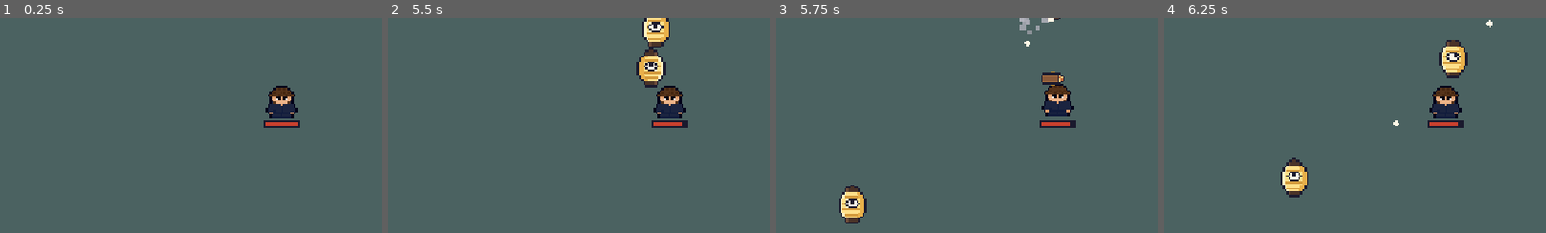
Above: before the commit, frames 1-4 (left to right).
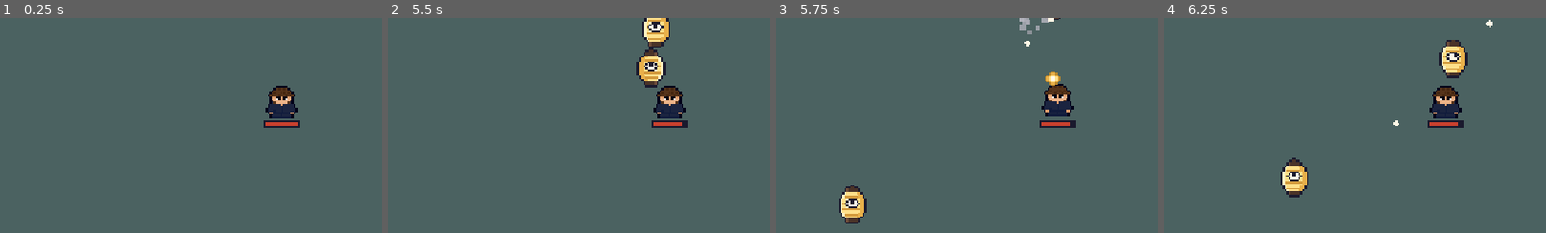
Above: after the commit, the same moments.

Repository: dotrashtrash-png/kintsugi
Game: Godot game, scene res://escenas/pruebas/miller/PruebaYokais.tscn
Same seed, same stepped clock (60 frames per second), same inputs: the game is played once before the commit and once after it. This scene is started directly instead of the project's main scene.
Inputs (mouse positions are % of the whole screen's width and height, from its top left):
- Up to frame 1 (0.25 s): no input
- Up to frame 2 (5.5 s): tap Enter (ui_accept) at 0.5, 0.77, 3.77 s; move the mouse to (72, 45) at 0.52 s; hold D (derecha) 0.53-1.25 s; tap P every 1.5 s from 0.6 to 5.1 s; click (72, 45) at 0.67 s; drag from (30, 55) to (55, 50) at 1.27 s; move the mouse to (60, 28) at 2.02 s; hold D (derecha) 2.03-2.75 s; drag from (45, 70) to (20, 35) at 2.77 s; move the mouse to (80, 65) at 3.52 s; hold A (izquierda) 3.53-4.25 s; drag from (20, 35) to (55, 50) at 4.27 s; move the mouse to (55, 50) at 5.02 s; hold S (abajo) from 5.03 s (still down); click (55, 50) at 5.17 s
- Up to frame 3 (5.75 s): keep holding S (abajo)
- Up to frame 4 (6.25 s): release S (abajo) at 5.75 s; drag from (35, 25) to (30, 55) at 5.77 s
The pictures show only the part of the screen within x 13-63%, y 30-80%; the shares and areas given below are measured in that part.

Frames 1-2 are identical in both runs. In frame 3, 0.3% of the frame differs, in the area x 69-76%, y 25-32%; in frame 4, nothing differs.

Commit message:
Balance: menos materiales y onigiris, Hachimaki +10%, final más difícil
- Yokais sueltan material 1 de cada 20 (antes 10); Nurikabe 30% (antes 50%).
- Onigiri: 1.5% (antes 5%) y cura 3-6 (antes 5-10).
- Hachimaki: +10% de daño por nivel (antes +20%).
- Vida de los yokais crece al cuadrado: minuto 1 x1.5, minuto 3 x3.3, minuto 5 x6.
- Daño de los yokais +12% por minuto.

Co-Authored-By: Claude Opus 5.5 <noreply@anthropic.com>
Claude-Session: https://claude.ai/code/session_017tBRG7bVCGZb5eVxnVZaFM

Diff:
--- a/datos/heroes.gd
+++ b/datos/heroes.gd
@@ -22,5 +22,5 @@
 	"waraji": {"nombre": "Waraji", "texto": "+8 % de velocidad."},
 	"haori": {"nombre": "Haori", "texto": "+25 de vida máxima y cura 25."},
 	"omamori": {"nombre": "Omamori", "texto": "+25 % de radio para recoger."},
-	"hachimaki": {"nombre": "Hachimaki", "texto": "+20 % de daño de todas las armas."},
+	"hachimaki": {"nombre": "Hachimaki", "texto": "+10 % de daño de todas las armas."},
 }
--- a/escenas/enemigos/Nurikabe.tscn
+++ b/escenas/enemigos/Nurikabe.tscn
@@ -15,7 +15,7 @@
 velocidad = 28.0
 vida = 90
 dano = 8
-probabilidad_material = 0.5
+probabilidad_material = 0.3
 distancia_contacto = 22.0
 fps = 2.0
 voltear = false
--- a/escenas/enemigos/spawner.gd
+++ b/escenas/enemigos/spawner.gd
@@ -6,7 +6,9 @@
 @export var escena_rescate: PackedScene = preload("res://escenas/enemigos/Rescate.tscn")
 @export var tope: int = 150 # maximo de yokais vivos a la vez (la Web se traba con mas)
 @export var distancia: float = 260.0 # a que distancia del heroe aparecen: fuera de la pantalla
-@export var vida_extra_por_minuto: float = 0.5 # +35% de vida por cada minuto que pasa
+@export var vida_extra_por_minuto: float = 0.4 # vida extra que suma cada minuto...
+@export var vida_extra_acelerada: float = 0.12 # ...y esta crece al cuadrado: minuto 1 x1.5, minuto 3 x3.3, minuto 5 x6
+@export var dano_extra_por_minuto: float = 0.12 # al minuto 5 pegan 60% mas
 
 # Minutos en los que un anillo de faroles rodea al heroe
 const MINUTOS_ANILLO := [2.0, 4.0, 5.5]
@@ -90,7 +92,10 @@
 # TODOS los yokais nuevos pasan por aqui: les sube la vida segun el tiempo.
 func crear(escena: PackedScene, posicion: Vector2) -> Yokai:
 	var yokai: Yokai = escena.instantiate()
-	yokai.vida = int(ceil(yokai.vida * (1.0 + tiempo / 60.0 * vida_extra_por_minuto)))
+	# El inicio casi no cambia; lo que sube fuerte es el final, cuando ya tienes varias armas.
+	var m := tiempo / 60.0
+	yokai.vida = int(ceil(yokai.vida * (1.0 + m * vida_extra_por_minuto + m * m * vida_extra_acelerada)))
+	yokai.dano = int(round(yokai.dano * (1.0 + m * dano_extra_por_minuto)))
 	add_child(yokai)
 	yokai.global_position = dentro_del_mapa(posicion)
 	return yokai
--- a/escenas/enemigos/yokai.gd
+++ b/escenas/enemigos/yokai.gd
@@ -5,7 +5,7 @@
 @export var velocidad := 60.0
 @export var vida := 10
 @export var dano := 5
-@export var probabilidad_material := 0.1 # 0.1 = 1 de cada 10 suelta material
+@export var probabilidad_material := 0.05 # 0.05 = 1 de cada 20 suelta material
 @export var distancia_contacto := 14.0 # distancia minima para pegar
 @export var fps := 4.0 # cuadros por segundo de la animacion
 @export var voltear := true # voltea el dibujo cuando camina a la izquierda
@@ -14,7 +14,7 @@
 const RUTA_LUZ := "res://escenas/run/Luz.tscn"
 const RUTA_MATERIAL := "res://escenas/run/Material.tscn"
 const RUTA_HUMO := "res://escenas/efectos/Humo.tscn"
-const PROBABILIDAD_ONIGIRI := 0.05 # 5 de cada 100 yokais sueltan un onigiri que cura
+const PROBABILIDAD_ONIGIRI := 0.015 # 15 de cada 1000 yokais sueltan un onigiri que cura
 const PAUSA_DANO := 0.5 # pega cada medio segundo mientras toca al heroe
 
 # Lista de enemigos compartida por cuadro: las armas la piden muchas
--- a/escenas/jugador/heroe.gd
+++ b/escenas/jugador/heroe.gd
@@ -158,7 +158,7 @@
 		"omamori":
 			radio_recoger += radio_base * 0.25
 		"hachimaki":
-			poder += 0.2
+			poder += 0.1
 		_:
 			# Es un arma: si ya la tiene, sube de nivel; si no, la agrega
 			if armas.has_node(nombre):
--- a/escenas/run/material.gd
+++ b/escenas/run/material.gd
@@ -40,7 +40,7 @@
 		return
 	recogido = true
 	if tipo == "onigiri":
-		cuerpo.vida = mini(cuerpo.vida_maxima, cuerpo.vida + randi_range(5, 10)) # cura, no se guarda
+		cuerpo.vida = mini(cuerpo.vida_maxima, cuerpo.vida + randi_range(3, 6)) # cura poquito, no se guarda
 		Audio.sfx("nivel")
 		queue_free()
 		return
